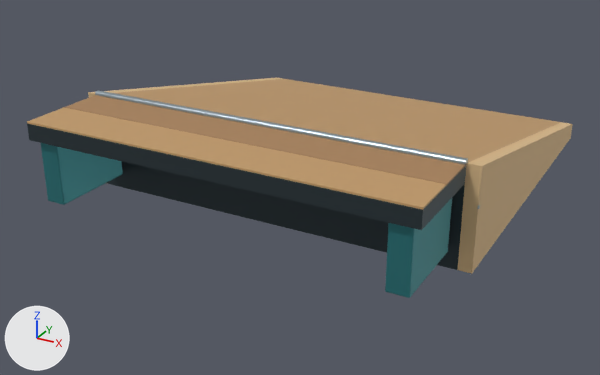
The glTF model assets/authored/skate_bank.glb, before and after one commit.
Rendered twice from a camera (50 mm lens) standing at (2.92, -7.68, 2.58) and looking at (-0.13, -2.14, -0.19). Every picture has the same lights, and +X, +Y and +Z are marked at lower left. The older version comes first. Where no turn or scale is listed for an object, it has been applied to the vertices.

Objects in the first picture: 'VISUAL__bank_lip', 'VISUAL__bank_platform_plank', 'VISUAL__bank_platform_plank.001', 'VISUAL__bank_platform_solid', 'VISUAL__bank_platform_support', 'VISUAL__bank_platform_support.001', 'VISUAL__bank_ride', 'VISUAL__bank_sides_right', 'VISUAL__bank_structure' and 1 more.
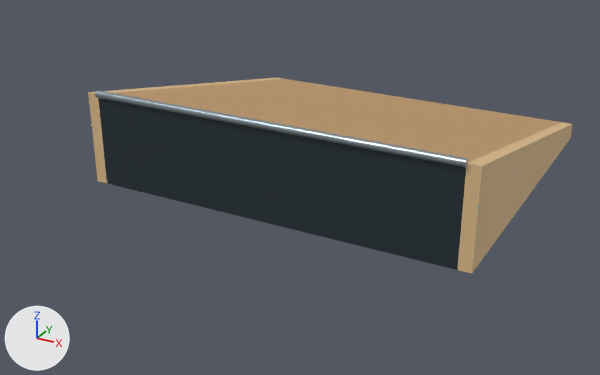
What the commit changed:
Object 'VISUAL__bank_platform_plank' (ob_visual__bank_platform_plank) is deleted.
Object 'VISUAL__bank_platform_plank.001' (ob_visual__bank_platform_plank_001) is deleted.
Object 'VISUAL__bank_platform_solid' (ob_visual__bank_platform_solid) is deleted.
Object 'VISUAL__bank_platform_support' (ob_visual__bank_platform_support) is deleted.
Object 'VISUAL__bank_platform_support.001' (ob_visual__bank_platform_support_001) is deleted.

Pixel boxes (x1, y1, x2, y2) of what changed, in the pictures (600 x 375 px):
'VISUAL__bank_platform_plank.001', deleted (orange)
    before: (27, 107, 446, 210)
'VISUAL__bank_platform_solid', deleted
    before: (27, 124, 466, 230)
'VISUAL__bank_platform_plank', deleted (brown)
    before: (65, 95, 466, 186)
'VISUAL__bank_platform_support.001', deleted (cyan)
    before: (385, 198, 452, 298)
'VISUAL__bank_platform_support', deleted (cyan)
    before: (41, 143, 123, 205)
'VISUAL__bank_structure', unchanged, uncovered by the edit
    before: (107, 162, 465, 270)
    after: (98, 98, 466, 270)
'VISUAL__bank_sides_left', unchanged, uncovered by the edit
    before: (88, 78, 282, 97)
    after: (88, 78, 282, 183)
